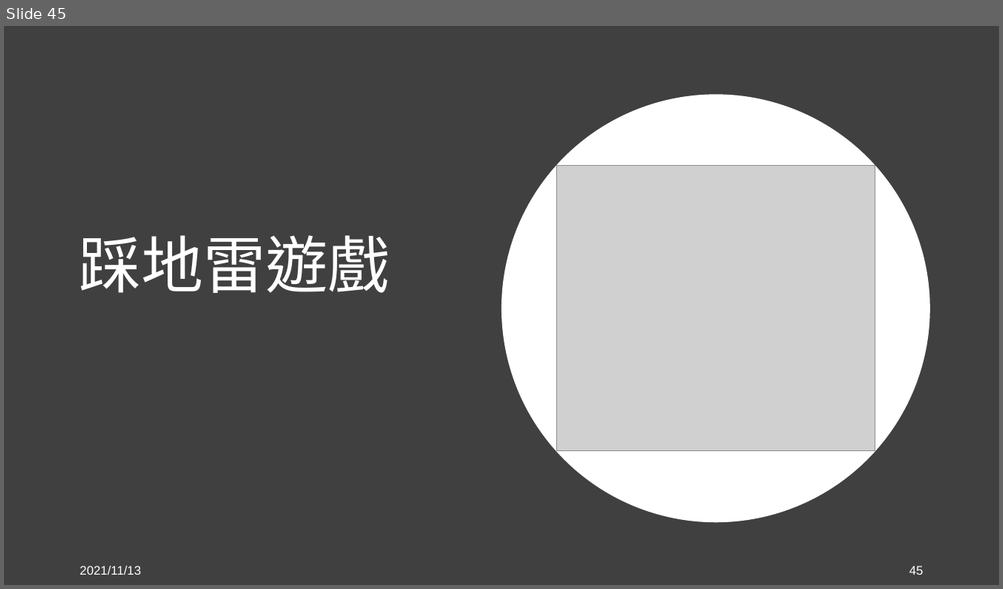
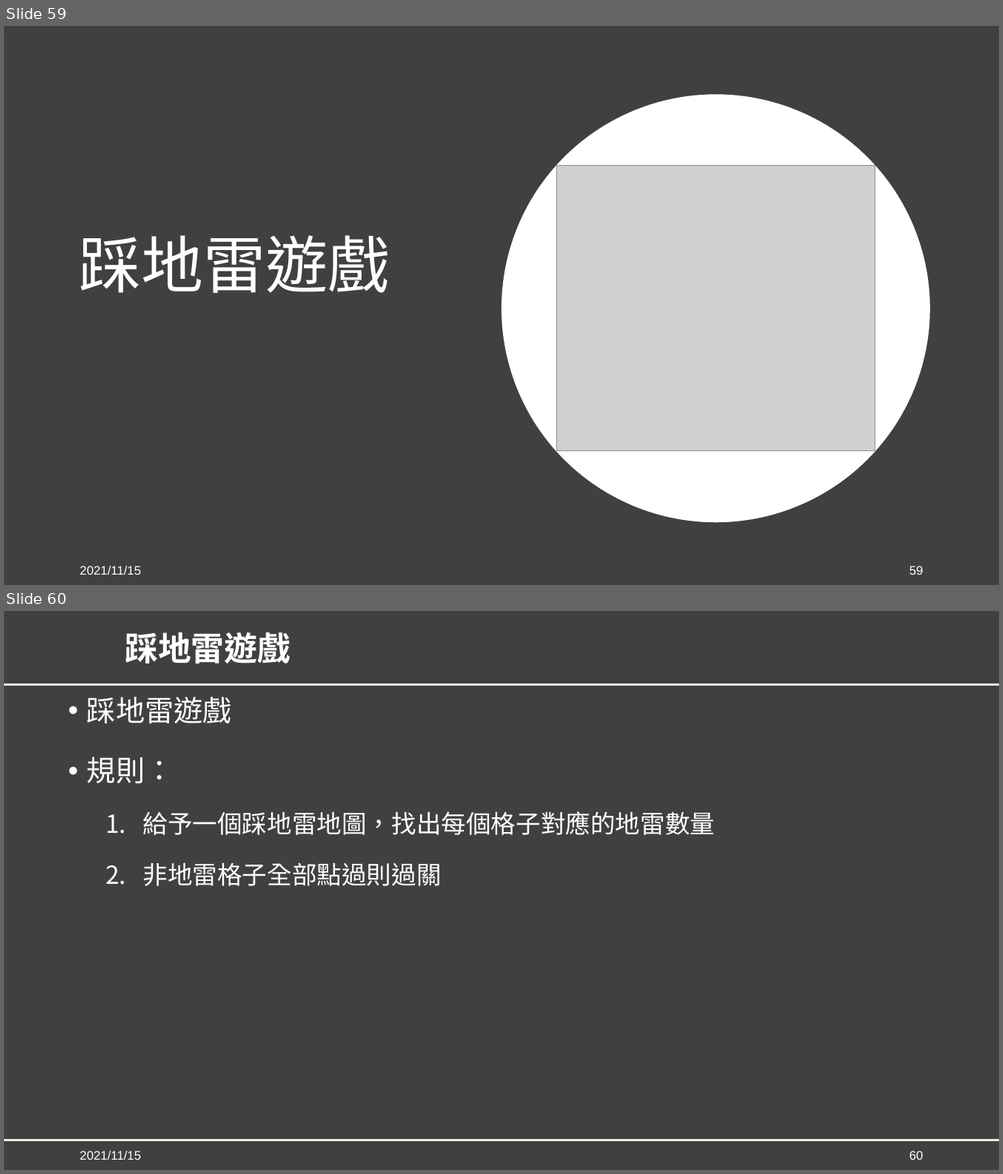
Before and after one commit to YuCheng21/nkust-genetic-algorithm, a slide deck: mid_project/GA_Mid_Report.pptx. Shown one above the other, each under a label of ours: slide 45 before the commit, slides 59 and 60 after it. The pictures are 1003x589 and 1003x1174 pixels, drawn with LibreOffice and Linux fonts; fonts in the diff are those of the drawing; grey boxes stand for pictures; background and template pictures are left out. Boxes give left, top, right and bottom in pixels: in the first picture for what was removed or moved away, otherwise in the second. Text is boxed around its words. In the diff, an @@ line names an element or a change of style, - is before the commit and + after.

```diff
--- a/mid_project/GA_Mid_Report.pptx
+++ b/mid_project/GA_Mid_Report.pptx
@@ slide 60 added at (4,611,999,1170), background #404040 @@
@@ title added at (125,632,290,664), 32 pt, text #FFFFFF, bold @@
+踩地雷遊戲
@@ line added from (4, 685) to (999, 685), #EEECE1 2.25 pt @@
@@ text added at (87,697,715,886), 24 pt, text #FFFFFF @@
+• 踩地雷遊戲
+• 規則：
+  1. 給予一個踩地雷地圖，找出每個格子對應的地雷數量
+  2. 非地雷格子全部點過則過關
@@ line added from (4, 1141) to (999, 1141), #EEECE1 2.25 pt @@
@@ text added at (79,1151,141,1160), 12 pt, text #FFFFFF @@
+2021/11/15
@@ page number added at (909,1151,923,1160), 12 pt, text #FFFFFF @@
+60
@@ what was slide 45 is now slide 59 @@
@@ slide 59 changed as well @@
@@ text at (79,566,141,575): text changed @@
-2021/11/13
+2021/11/15
@@ page number at (909,566,923,575): text changed @@
-45
+59
```
Also in this commit, not shown: 54 other slides changed, 19 other slides added, 1 other file.
